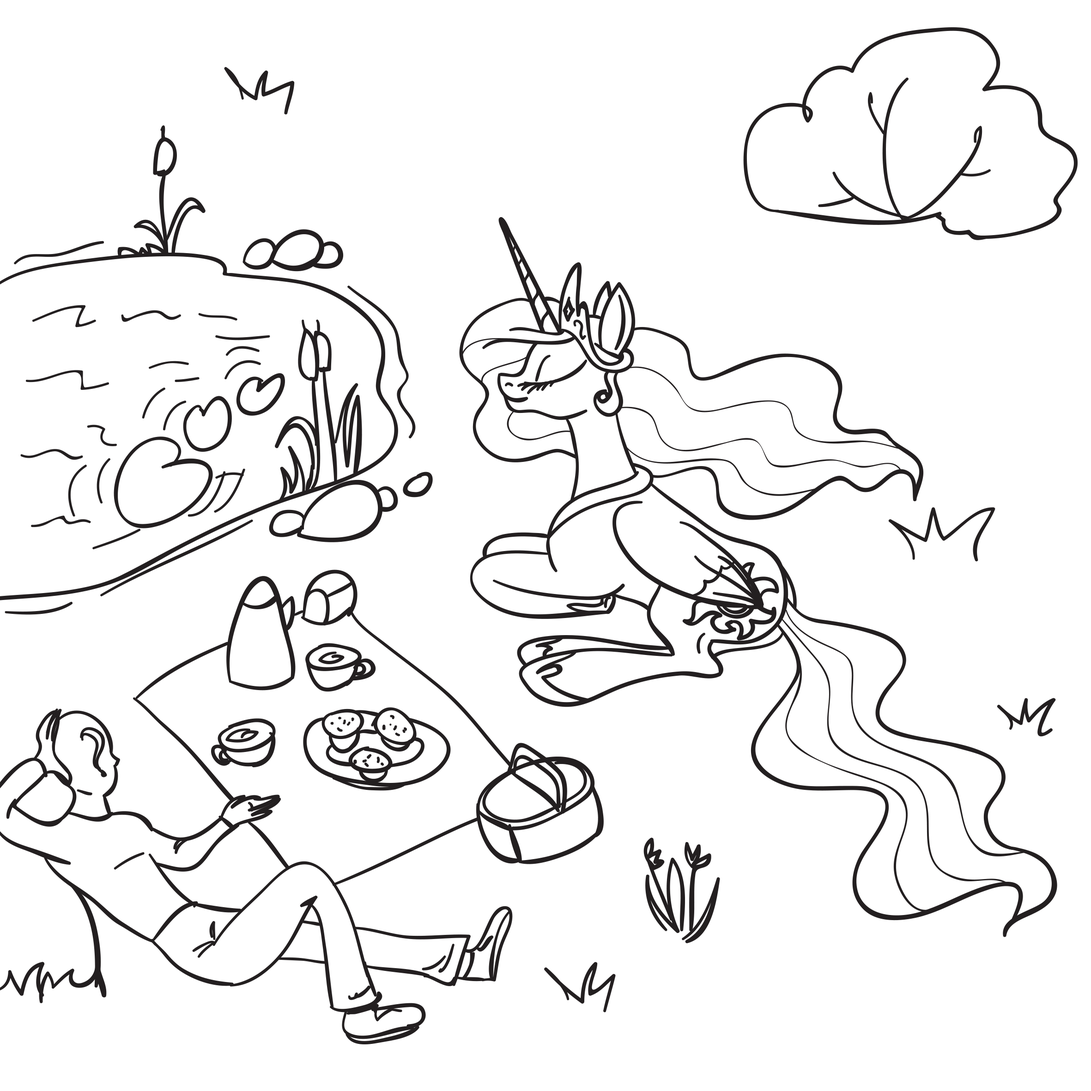
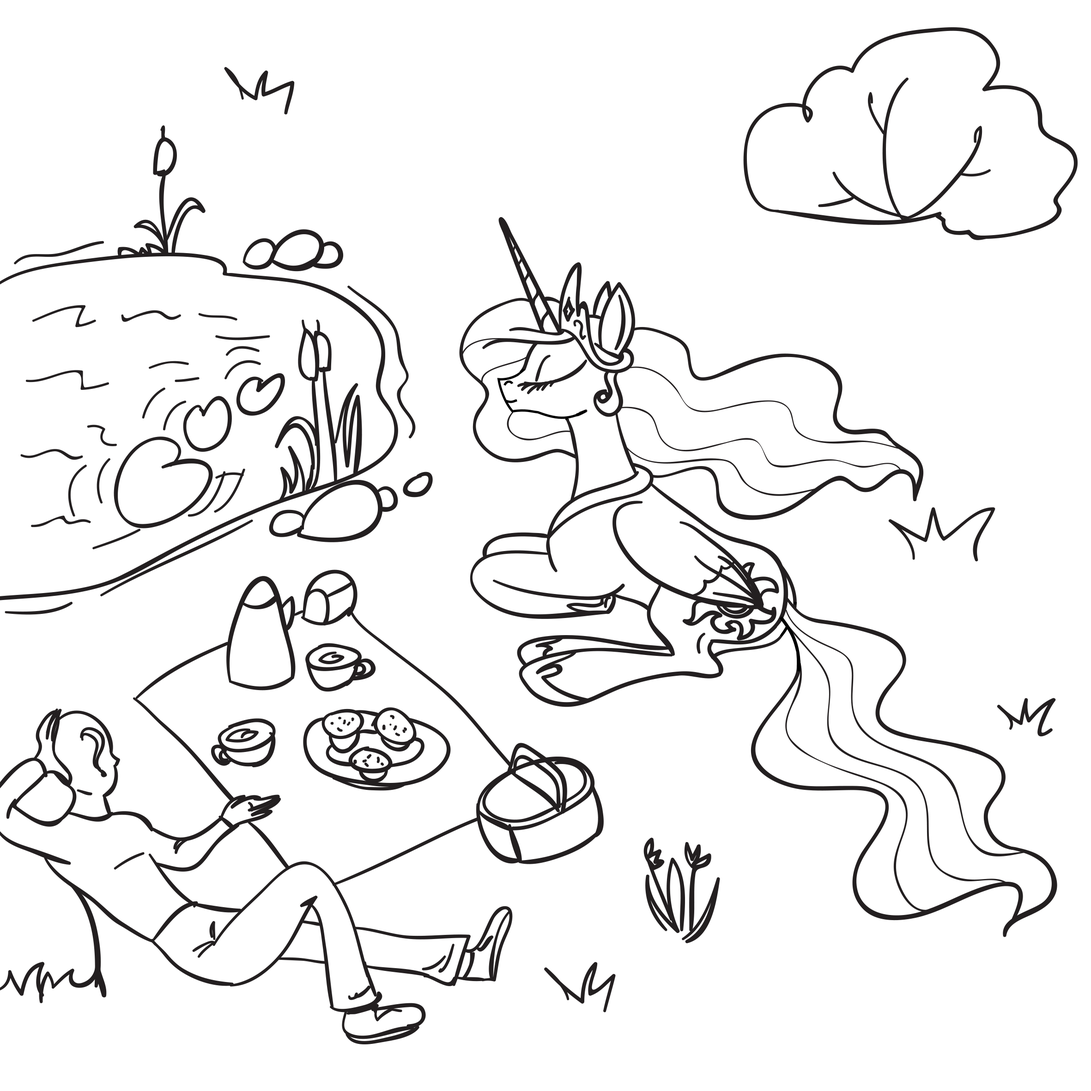
Comparing the layer stacks of the two 1091 x 1091 images. Changes:
painted on "Vector Smart Object" over (x1=497, y1=368, x2=802, y2=672)
